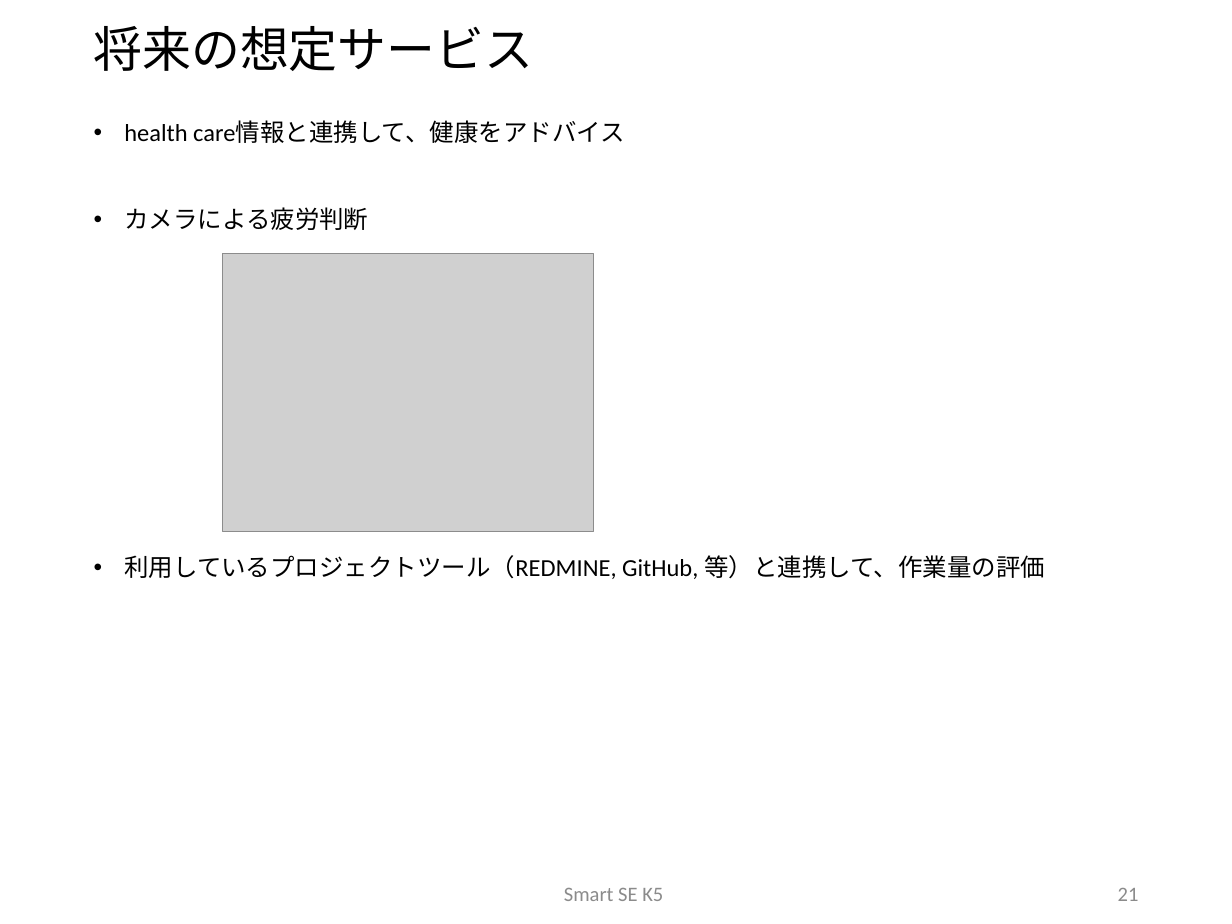
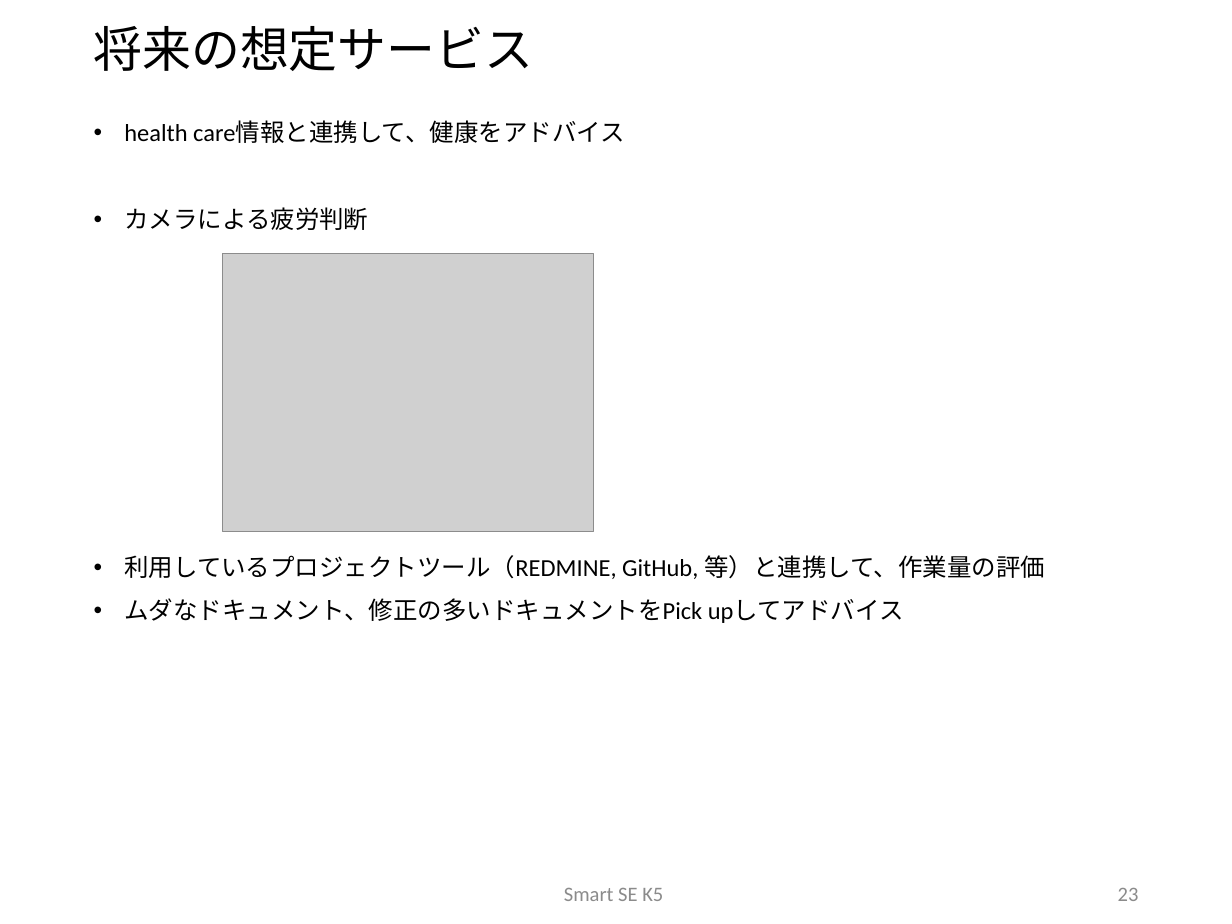
Before and after one commit to sakai-memoru/smartse19, a slide deck: slide 23 of _project_docs/SSE19_CD_PROP.pptx (slide 21 before the commit). Drawn at 1232x924 pixels with LibreOffice and Linux fonts; fonts in the diff are those of the drawing; grey boxes stand for pictures; background and template pictures are left out. Boxes give left, top, right and bottom in pixels: in the first picture for what was removed or moved away, otherwise in the second. Text is boxed around its words. In the diff, an @@ line names an element or a change of style, - is before the commit and + after.

```diff
--- a/_project_docs/SSE19_CD_PROP.pptx
+++ b/_project_docs/SSE19_CD_PROP.pptx
@@ text at (124,598,904,623): paragraph added @@
+• ムダなドキュメント、修正の多いドキュメントをPick upしてアドバイス
@@ page number at (1118,888,1139,901): text changed @@
-21
+23
```
Also in this commit, not shown: 10 other slides changed, 2 slides added, 8 other files.
